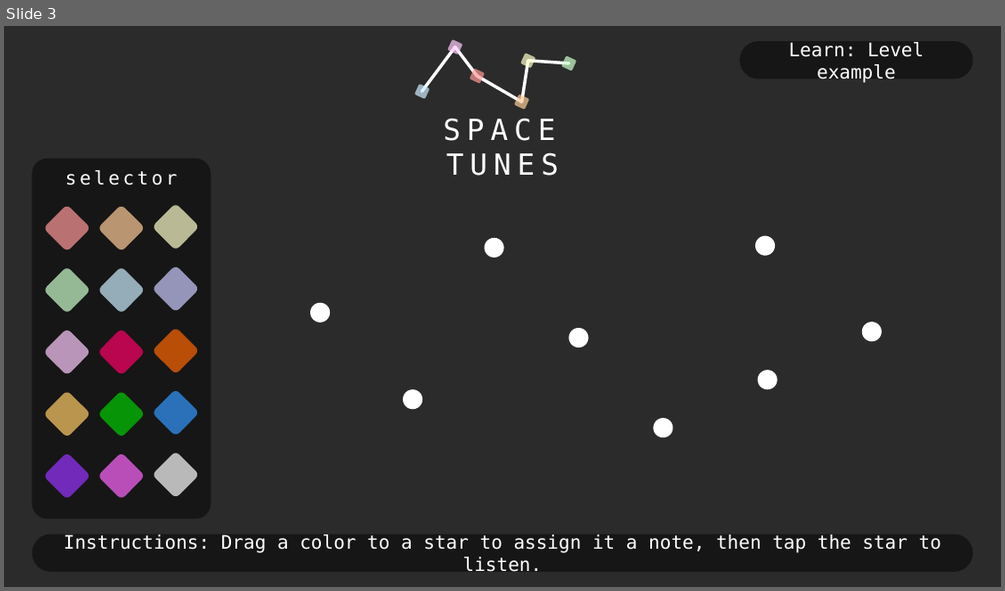
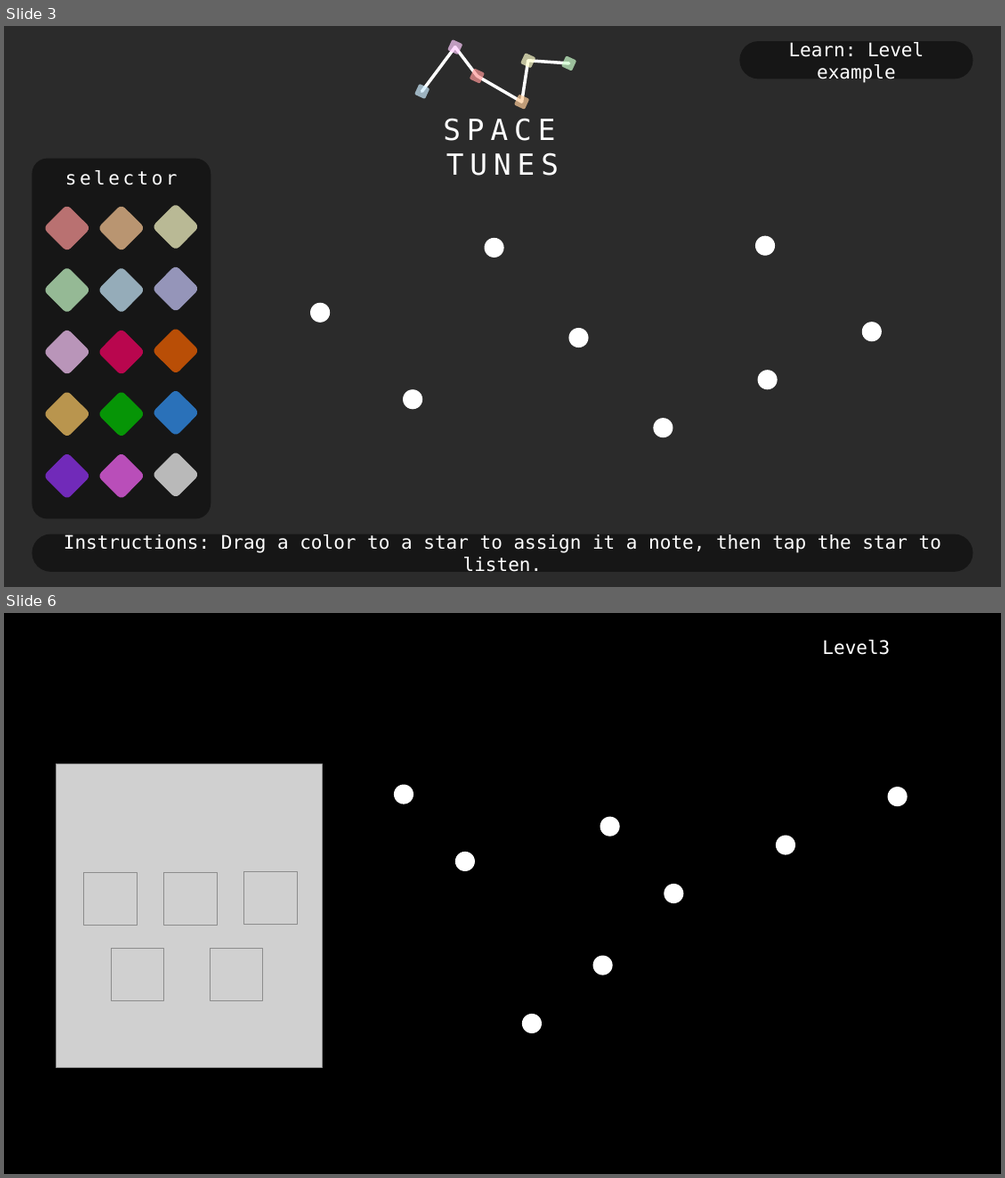
Before and after one commit to jaimecantu/hackmit2020, a slide deck: interface.pptx. Shown one above the other, each under a label of ours: slide 3 before the commit, slides 3 and 6 after it; the slides between them are not shown. The pictures are 1005x591 and 1005x1178 pixels, drawn with LibreOffice and Linux fonts; fonts in the diff are those of the drawing; grey boxes stand for pictures; background and template pictures are left out; a plain dark background stands for a picture behind light text. Boxes give left, top, right and bottom in pixels: in the first picture for what was removed or moved away, otherwise in the second. Text is boxed around its words. In the diff, an @@ line names an element or a change of style, - is before the commit and + after.

Commit message:
Updated level design sketch

```diff
--- a/interface.pptx
+++ b/interface.pptx
@@ slide 6 added at bbox=[4, 613, 1001, 1174], background #000000 @@
@@ text added at bbox=[822, 640, 890, 655], 18 pt, text #FFFFFF @@
+Level3
@@ picture added at bbox=[57, 764, 322, 1067] @@
@@ ellipse added at bbox=[395, 785, 413, 803], fill #FFFFFF, outline #FFFFFF 1 pt @@
@@ ellipse added at bbox=[888, 787, 906, 806], fill #FFFFFF, outline #FFFFFF 1 pt @@
@@ ellipse added at bbox=[600, 817, 619, 835], fill #FFFFFF, outline #FFFFFF 1 pt @@
@@ ellipse added at bbox=[455, 852, 474, 871], fill #FFFFFF, outline #FFFFFF 1 pt @@
@@ ellipse added at bbox=[777, 835, 795, 854], fill #FFFFFF, outline #FFFFFF 1 pt @@
@@ ellipse added at bbox=[664, 884, 683, 903], fill #FFFFFF, outline #FFFFFF 1 pt @@
@@ group added at bbox=[84, 871, 297, 1001]: 5 pictures @@
@@ ellipse added at bbox=[593, 956, 612, 974], fill #FFFFFF, outline #FFFFFF 1 pt @@
@@ ellipse added at bbox=[522, 1013, 541, 1032], fill #FFFFFF, outline #FFFFFF 1 pt @@
```
Also in this commit, not shown: 5 other slides added, 3 other files.
